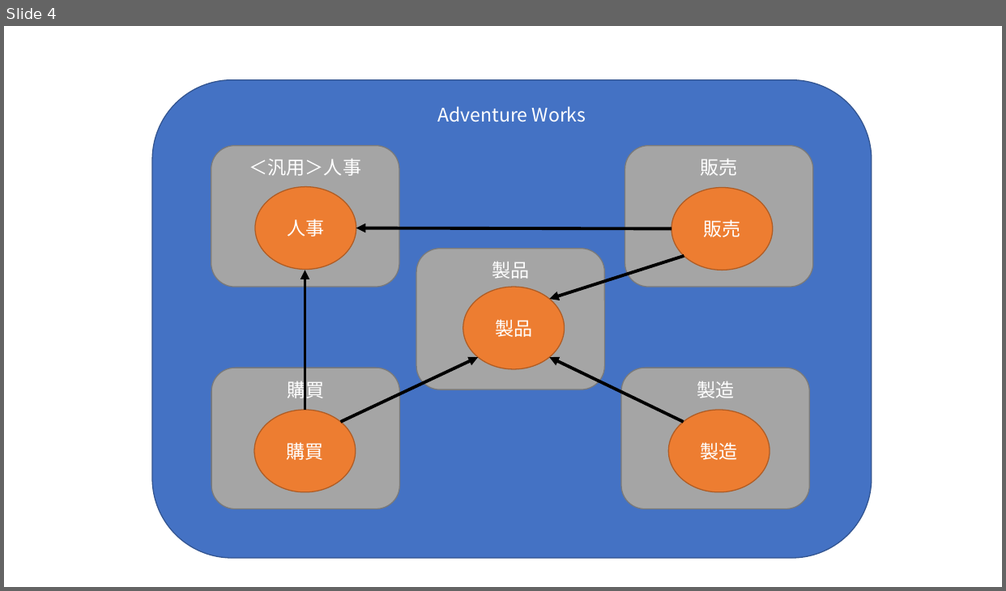
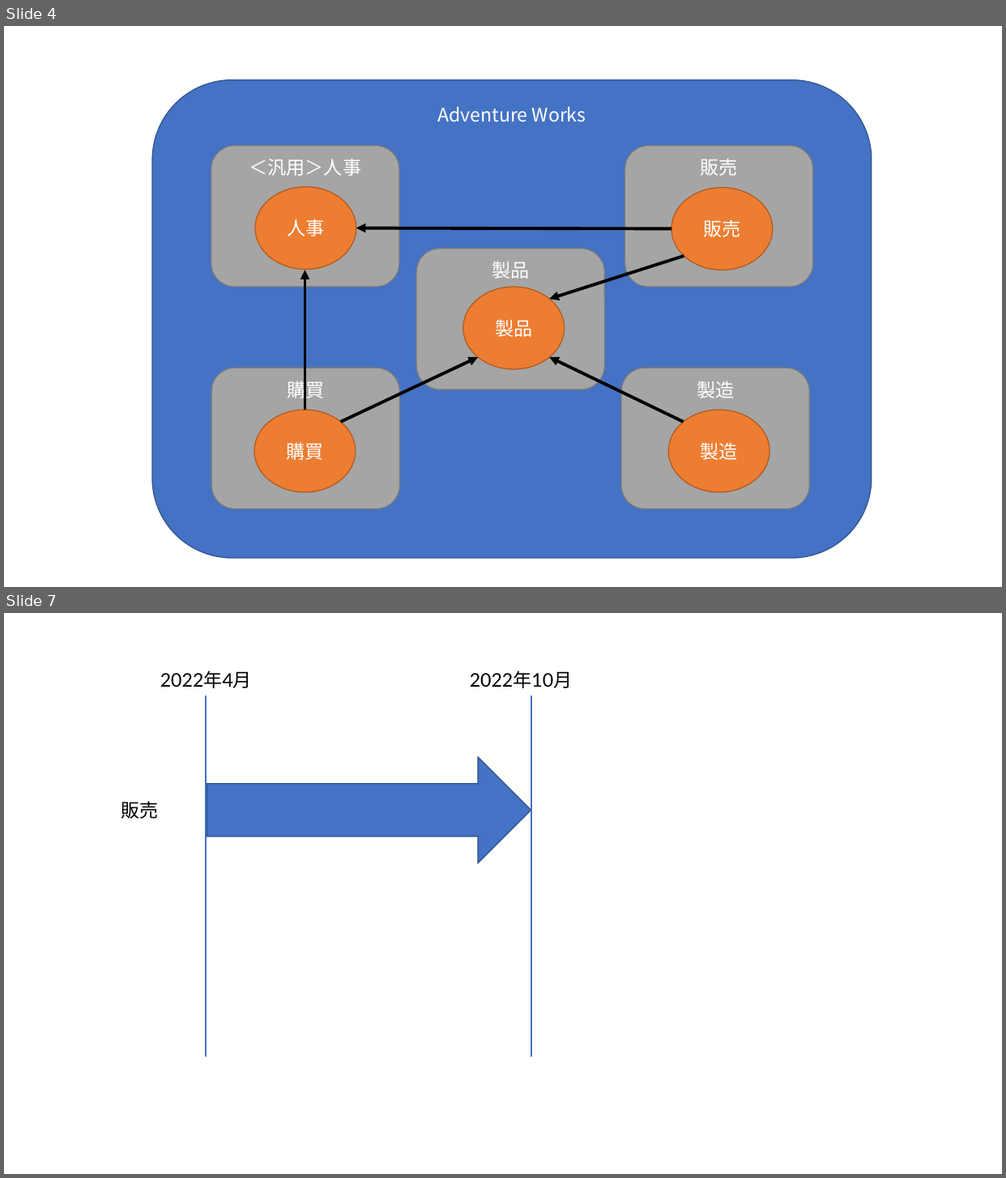
Before and after one commit to nuitsjp/WpfArchitecture2022Article, a slide deck: AdventureWorks.pptx. Shown one above the other, each under a label of ours: slide 4 before the commit, slides 4 and 7 after it; the slides between them are not shown. The pictures are 1006x591 and 1006x1178 pixels, drawn with LibreOffice and Linux fonts; fonts in the diff are those of the drawing. Boxes give left, top, right and bottom in pixels: in the first picture for what was removed or moved away, otherwise in the second. Text is boxed around its words. In the diff, an @@ line names an element or a change of style, - is before the commit and + after.

```diff
--- a/AdventureWorks.pptx
+++ b/AdventureWorks.pptx
@@ slide 7 added at <box>4,613,1002,1174</box>, background #FFFFFF @@
@@ text added at <box>160,671,252,688</box>, 18 pt, text #000000 @@
+2022年4月
@@ text added at <box>470,671,573,688</box>, 18 pt, text #000000 @@
+2022年10月
@@ line added from (206, 696) to (206, 1057), #4472C4 1.5 pt @@
@@ line added from (531, 696) to (531, 1057), #4472C4 1.5 pt @@
@@ right arrow added at <box>207,757,532,863</box>, fill #4472C4, outline #325491 1 pt @@
@@ text added at <box>121,801,158,819</box>, 18 pt, text #000000 @@
+販売
```
Also in this commit, not shown: 3 other slides added, 12 other files.
